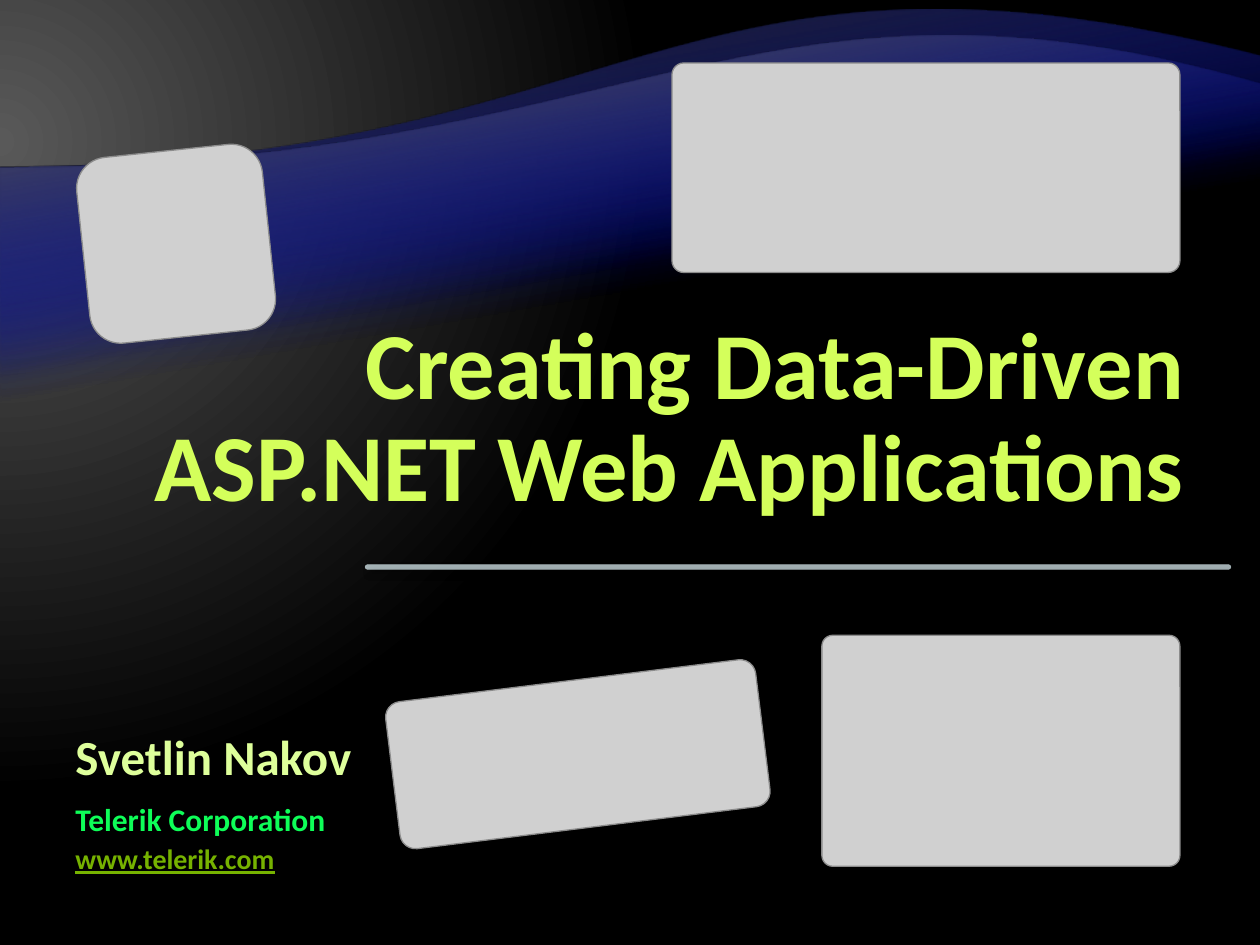
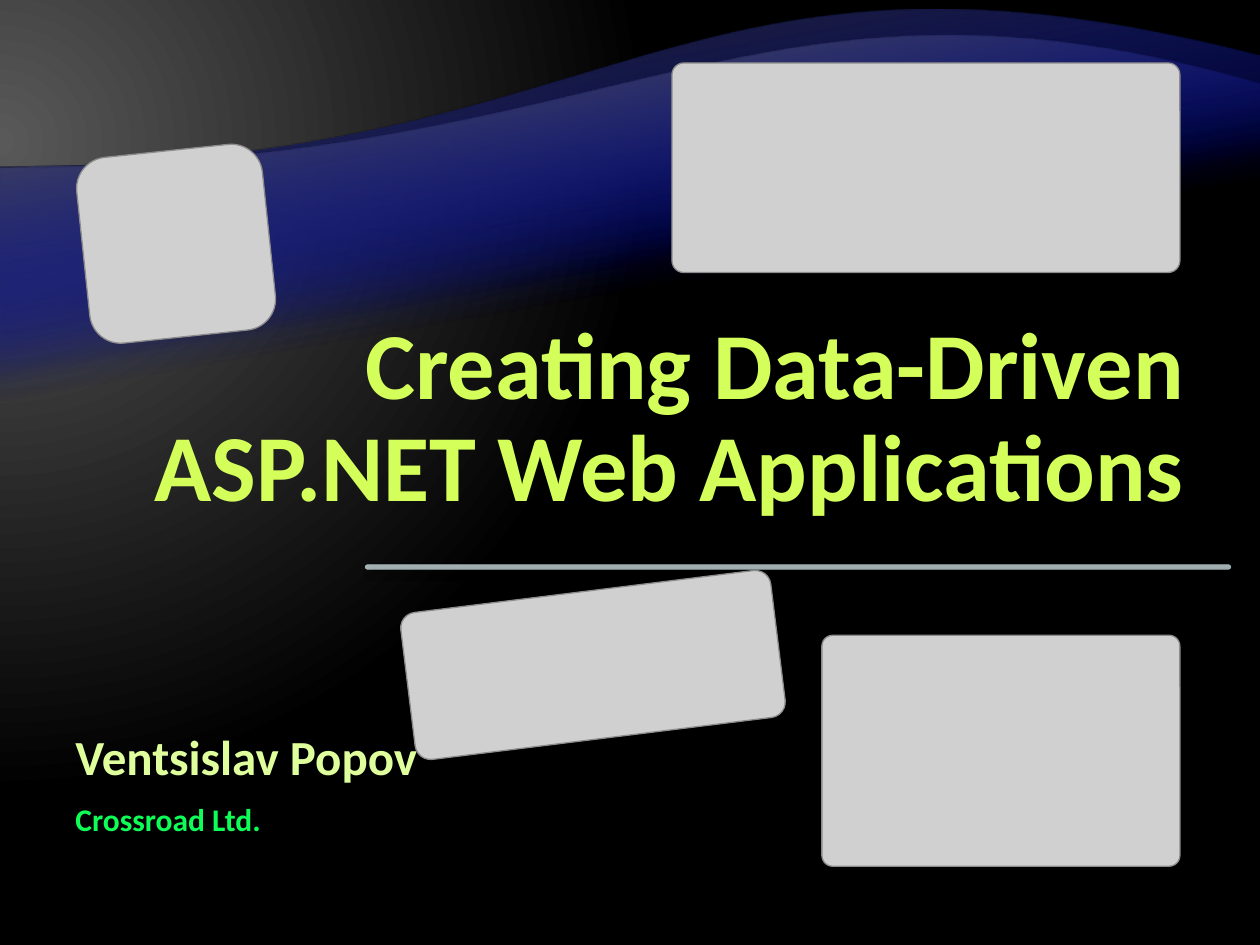
Before and after one commit to Graveheart/aspnetcourse, a slide deck: slide 1 of 2010/lectures/10. ASP.NET-and-Databases.pptx. Drawn at 1260x945 pixels with LibreOffice and Linux fonts; fonts in the diff are those of the drawing; grey boxes stand for pictures; background and template pictures are left out. Boxes give left, top, right and bottom in pixels: in the first picture for what was removed or moved away, otherwise in the second. Text is boxed around its words. In the diff, an @@ line names an element or a change of style, - is before the commit and + after.

```diff
--- a/2010/lectures/10. ASP.NET-and-Databases.pptx
+++ b/2010/lectures/10. ASP.NET-and-Databases.pptx
@@ picture: place and size @@
-picture at box(384, 658, 772, 850)
+picture at box(399, 569, 788, 761)
@@ text at box(75, 734, 417, 783): text changed @@
-Svetlin Nakov
+Ventsislav Popov
@@ text at box(75, 809, 261, 832): text changed @@
-Telerik Corporation
+Crossroad Ltd.
@@ text removed at box(75, 849, 274, 874) @@
-www.telerik.com
```
Also in this commit, not shown: 9 other slides changed, 3 slides added, 3 slides removed.
